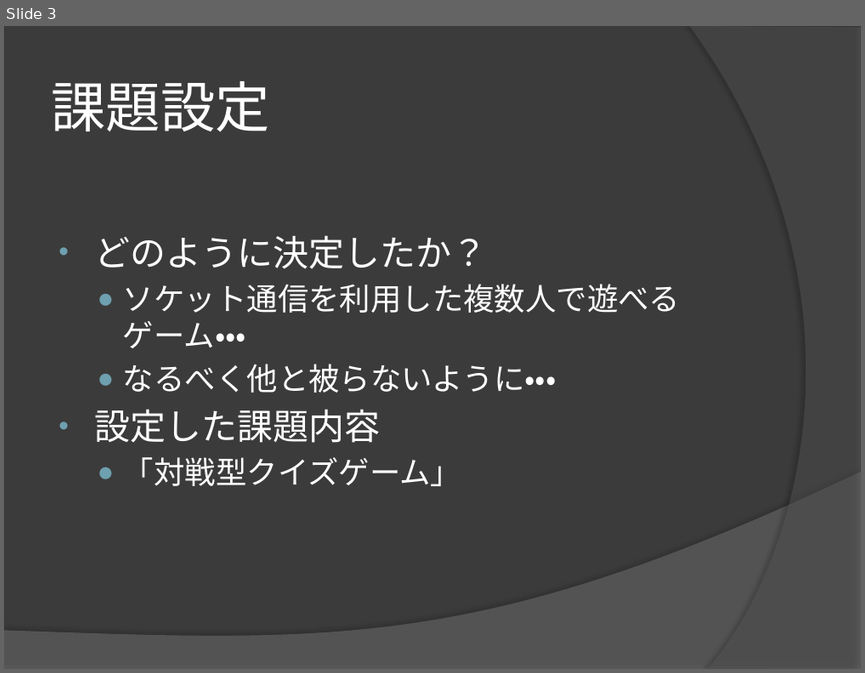
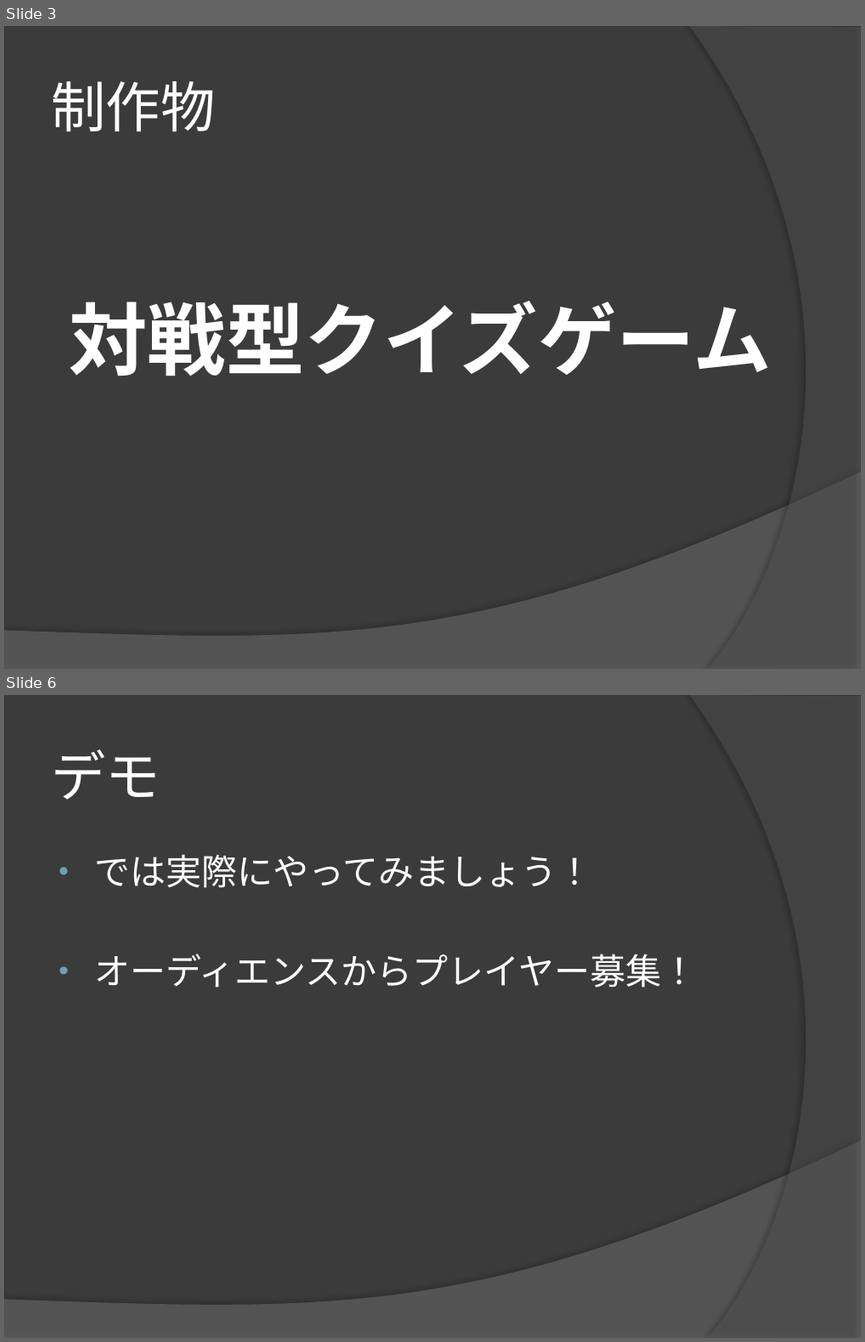
Before and after one commit to ymurota/SoftwareApp, a slide deck: SoftwarePP.pptx. Shown one above the other, each under a label of ours: slide 3 before the commit, slides 3 and 6 after it; the slides between them are not shown. The pictures are 865x673 and 865x1342 pixels, drawn with LibreOffice and Linux fonts; fonts in the diff are those of the drawing. Boxes give left, top, right and bottom in pixels: in the first picture for what was removed or moved away, otherwise in the second. Text is boxed around its words. In the diff, an @@ line names an element or a change of style, - is before the commit and + after.

```diff
--- a/SoftwarePP.pptx
+++ b/SoftwarePP.pptx
@@ slide 6 added at [4, 695, 861, 1338], background #3B3B3B; not listed: 2 template elements that a slide beside it also shows @@
@@ title added at [51, 749, 160, 800], 46 pt, text #FFFFFF @@
+デモ
@@ text added at [95, 854, 698, 987], 30 pt, text #FFFFFF @@
+• では実際にやってみましょう！
+• オーディエンスからプレイヤー募集！
@@ slide 3 changed as well @@
@@ title at [51, 81, 215, 131]: text changed @@
-課題設定
+制作物
@@ text at [69, 301, 772, 376]: text changed; size 26 to 66 pt; bold on @@
-• どのように決定したか？
-  ● ソケット通信を利用した複数人で遊べるゲーム・・・
-  ● なるべく他と被らないように・・・
-• 設定した課題内容
-  ● 「対戦型クイズゲーム」
+対戦型クイズゲーム
```
Also in this commit, not shown: 4 other slides changed, 1 other slide added, 5 slides removed, 1 other file.
